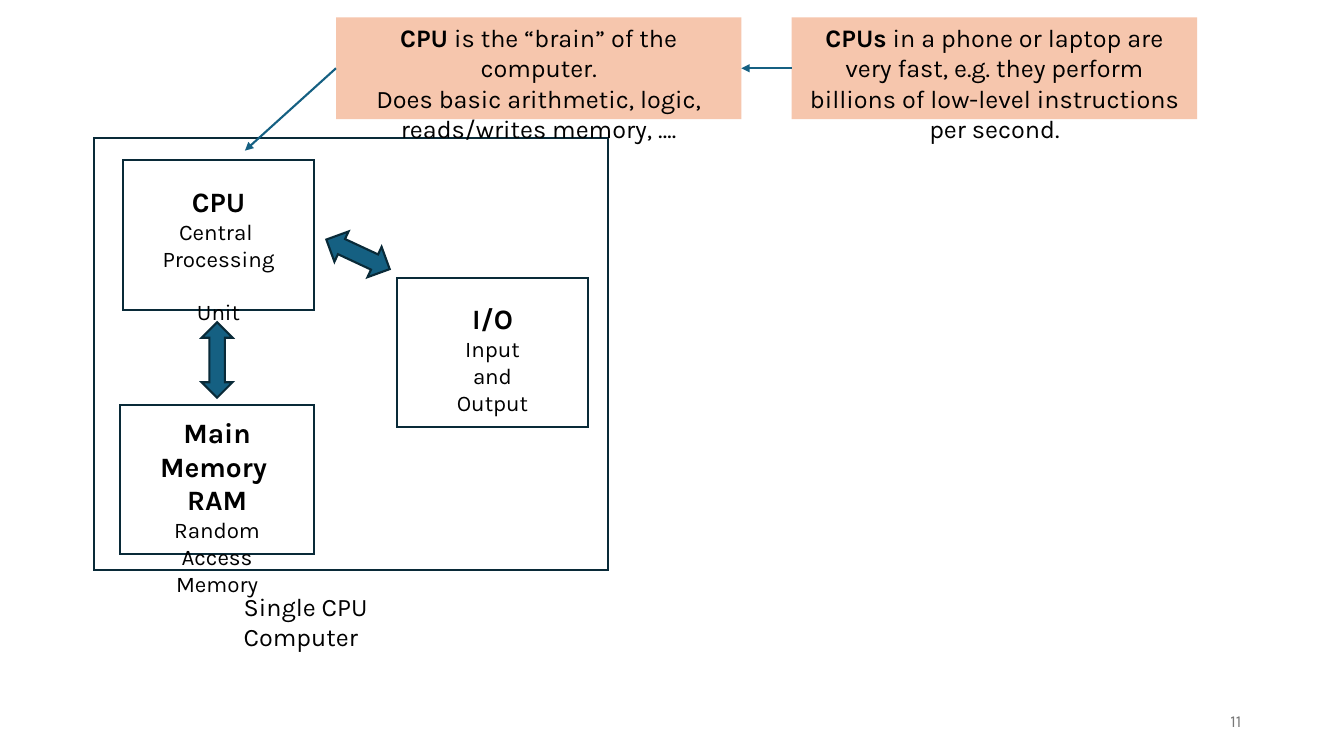
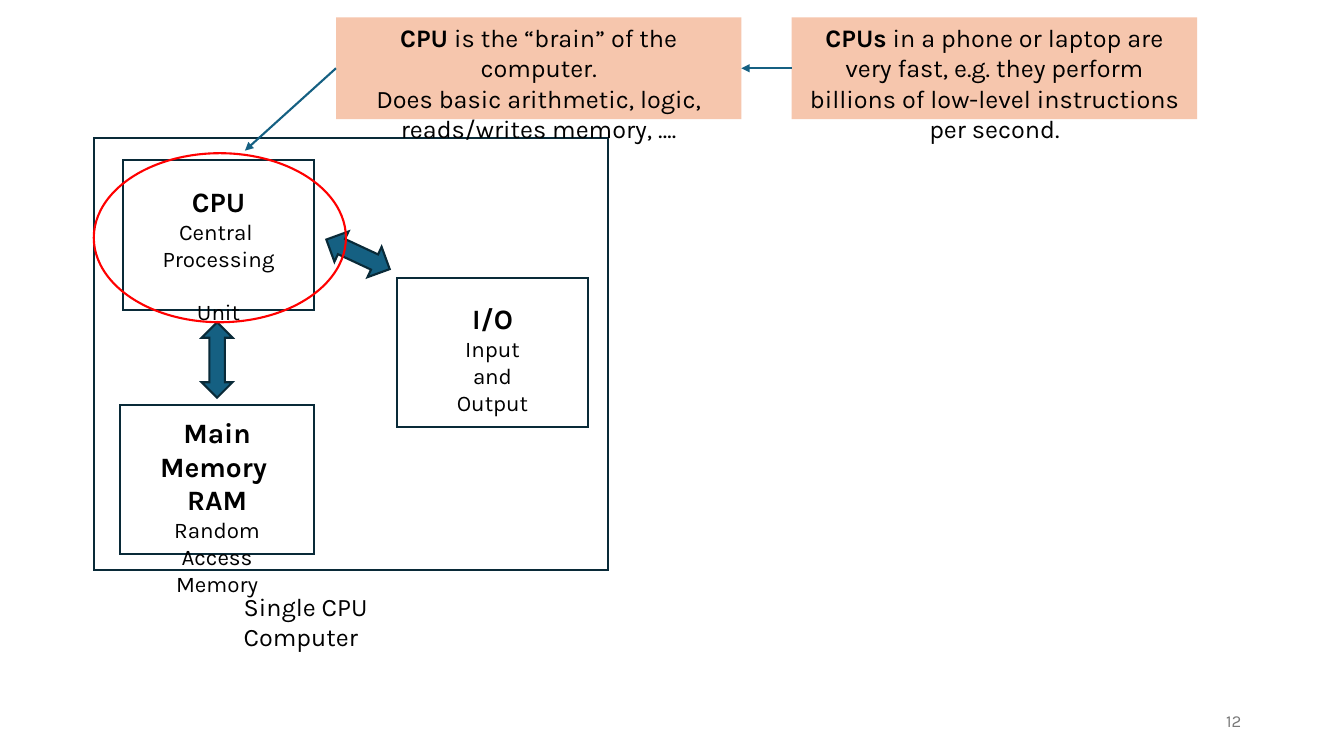
Before and after one commit to tjd1234/cmpt120spring2026, a slide deck: slide 12 of lecture_notes/chapter2/chapter2.pptx (slide 11 before the commit). Drawn at 1344x756 pixels with LibreOffice and Linux fonts; fonts in the diff are those of the drawing. Boxes give left, top, right and bottom in pixels: in the first picture for what was removed or moved away, otherwise in the second. Text is boxed around its words. In the diff, an @@ line names an element or a change of style, - is before the commit and + after.

```diff
--- a/lecture_notes/chapter2/chapter2.pptx
+++ b/lecture_notes/chapter2/chapter2.pptx
@@ ellipse added at (x1=94, y1=153, x2=346, y2=323), outline #FF0000 1.5 pt @@
@@ page number at (x1=1226, y1=716, x2=1241, y2=727): text changed @@
-11
+12
```
Also in this commit, not shown: 14 other slides changed, 10 slides added, 34 other files.
